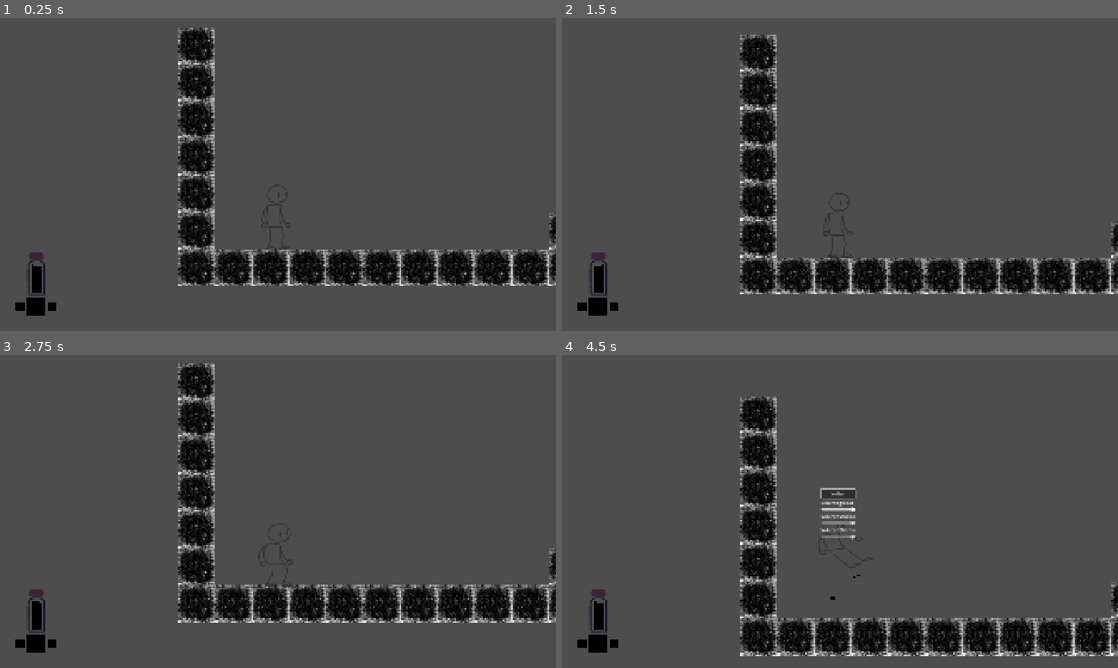
Above: before the commit, frames 1-4 (two rows, left to right).
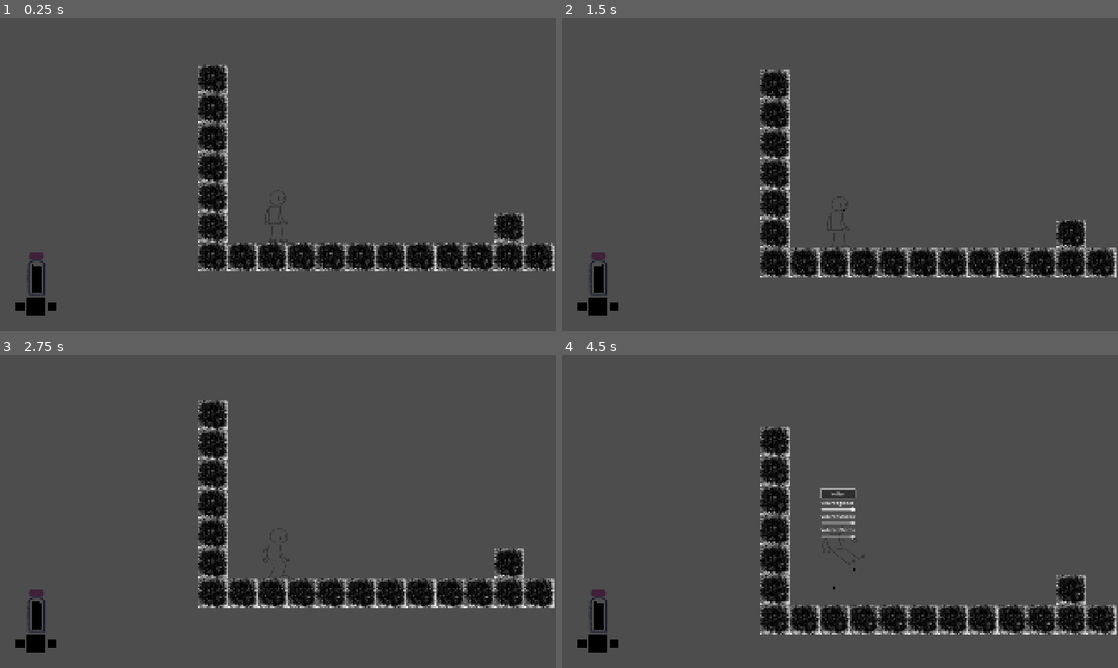
Above: after the commit, the same moments.

Repository: YhagoTomasini/Exlabers_Felpojam_026
Game: Godot game, scene res://Cenas/sala_de_testes.tscn
Two runs of this game, one before a commit and one after it. Both use one fixed random seed, a clock stepped at 60 frames per second and the inputs below. The engine's default icon, where the game draws it, is replaced by a stand-in: a white triangle on a blue panel in a dark square.
Inputs (mouse positions are in pixels of both pictures, inside the frame that each line leads up to):
- Up to frame 1 (0.25 s): no input
- Up to frame 2 (1.5 s): move the mouse to (962, 158) at 0.52 s; hold E (UI_move_right) from 0.53 s (still down); click (962, 158) at 0.6 s; tap Up (ui_up) at 0.77 s; move the mouse to (728, 190) at 1.27 s; right-click (728, 190) at 1.35 s
- Up to frame 3 (2.75 s): tap Up (ui_up) at 1.52 s; move the mouse to (333, 442) at 2.02 s; release E (UI_move_right) at 2.03 s; hold Q (UI_move_left) from 2.03 s (still down); click (333, 442) at 2.1 s
- Up to frame 4 (4.5 s): move the mouse to (812, 574) at 2.77 s; release Q (UI_move_left) at 2.78 s; hold E (UI_move_right) 2.78-4.25 s; right-click (812, 574) at 2.85 s; tap Up (ui_up) at 3.02, 3.77 s; move the mouse to (1006, 558) at 3.52 s; click (1006, 558) at 3.6 s; tap Escape (ui_pause) at 4.15 s; click "Configurações" at 4.25 s

The runs differ from the first frame. In frame 1, 12% of the frame differs, in the area x 32-100%, y 3-86%; in frame 2, 12%; in frame 3, 12%; in frame 4, 14%, in the area x 32-100%, y 13-97%.

Commit message:
ajustte pause

Diff:
--- a/felpojams-dos-exlabers/Cenas/personagem_principal.tscn
+++ b/felpojams-dos-exlabers/Cenas/personagem_principal.tscn
@@ -297,7 +297,8 @@
 scale_amount_max = 0.2
 
 [node name="camera" parent="." instance=ExtResource("10_y08vd")]
-position = Vector2(0, -128)
+position = Vector2(0, -160)
+zoom = Vector2(0.8, 0.8)
 position_smoothing_enabled = true
 
 [connection signal="animation_finished" from="anim" to="." method="_on_anim_animation_finished"]
--- a/felpojams-dos-exlabers/Codigos/configs.gd
+++ b/felpojams-dos-exlabers/Codigos/configs.gd
@@ -3,13 +3,26 @@
 @export var pause : Control
 @export var voltarB : Button
 
+var podeVoltar : bool
+
 func _ready() -> void:
 	visible = false
+	podeVoltar = false
+
+func _unhandled_input(event: InputEvent) -> void:
+	if podeVoltar:
+		voltarPause()
 
 func _on_button_button_down() -> void:
+	voltarPause()
+
+func voltarPause():
+	podeVoltar = false
 	pause.visible = true
 	visible = false
 	pause.grabFocus()
 
 func grabFocus():
+	await get_tree().create_timer(0.1).timeout #DEUS EXISE AQ
+	podeVoltar = true
 	voltarB.grab_focus()
--- a/felpojams-dos-exlabers/Codigos/pause.gd
+++ b/felpojams-dos-exlabers/Codigos/pause.gd
@@ -5,10 +5,12 @@
 @export var configs : Control
 
 var parado : bool
+var naConfig : bool
 
 func _ready() -> void:
 	visible = false
 	parado = false
+	naConfig = false
 	corFundo.color = Color(1.0, 1.0, 1.0, 0.25)
 
 func despausa():
@@ -23,14 +25,16 @@
 
 func grabFocus():
 	voltarB.grab_focus()
+	naConfig = false
 
 func _unhandled_input(event: InputEvent) -> void:
-	if !parado:
-		if event.is_action_pressed("ui_pause"):
-			pausar()
-	else:
-		if event.is_action_pressed("ui_pause"):
-			despausa()
+	if event.is_action_pressed("ui_pause"):
+		if !parado:
+			if !naConfig:
+				pausar()
+		else:
+			if !naConfig:
+				despausa()
 
 func _on_menu_button_down() -> void:
 	Globals.refil_de_tinta()
@@ -45,6 +49,7 @@
 func _on_configrações_button_down() -> void:
 	visible = false
 	configs.visible = true
+	naConfig = true
 	configs.grabFocus()
 
 
